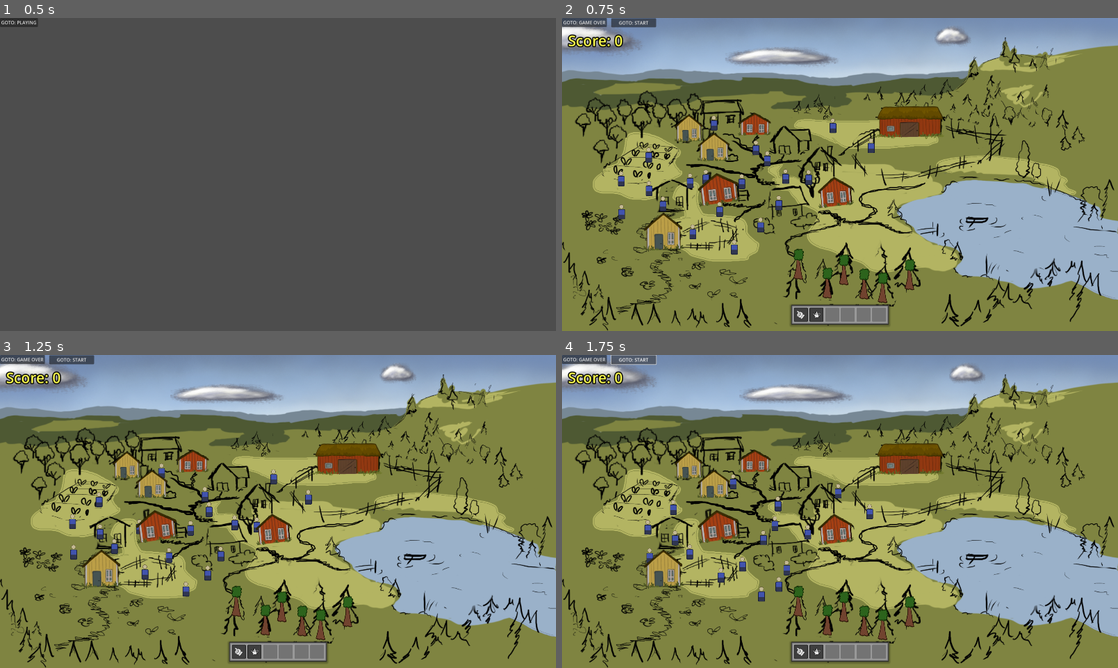
Above: before the commit, frames 1-4 (two rows, left to right).
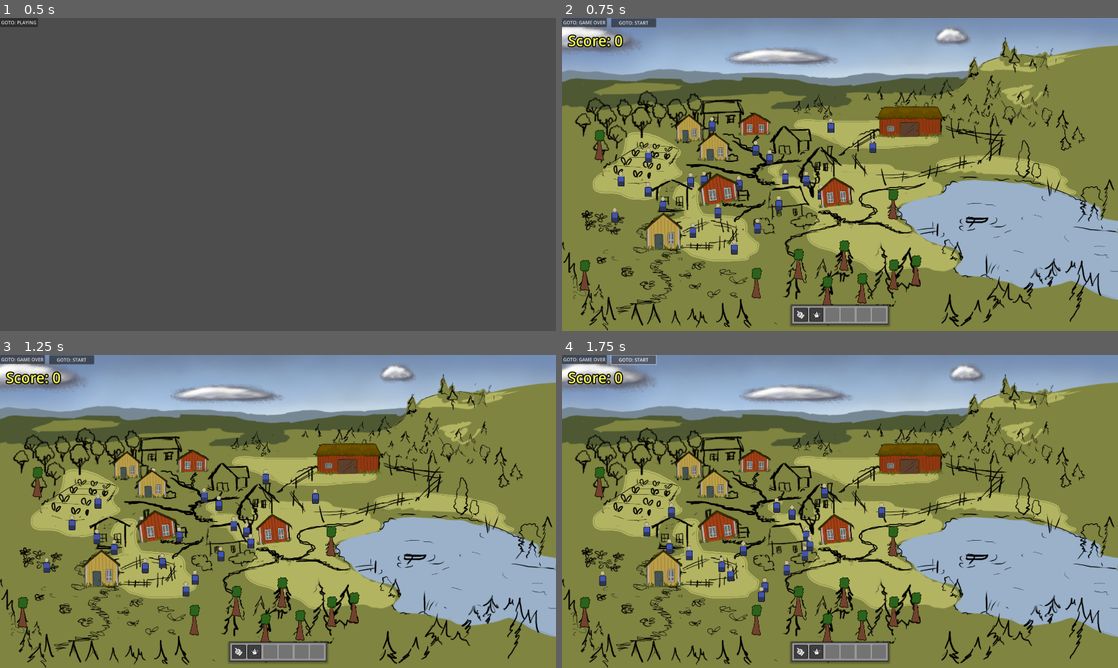
Above: after the commit, the same moments.

Repository: arget4me/cosyville
Game: Godot game, scene res://Scenes/main_scene.tscn
Same seed, same stepped clock (60 frames per second), same inputs: the game is played once before the commit and once after it.
Inputs:
- Up to frame 1 (0.5 s): no input
- Up to frame 2 (0.75 s): click "GOTO: PLAYING" at 0.5 s
- Up to frame 3 (1.25 s): no input
- Up to frame 4 (1.75 s): click "GOTO: START" at 1.25 s

Frame 1 is identical in both runs. In frame 2, 2.2% of the frame differs, in the area x 3-65%, y 31-92%; in frame 3, 2.7%; in frame 4, 2.7%, in the area x 3-65%, y 35-92%.

Commit message:
Add score for completed actions, scatter trees

Diff:
--- a/Scenes/World/Village.tscn
+++ b/Scenes/World/Village.tscn
@@ -1,7 +1,41 @@
-[gd_scene load_steps=2 format=3 uid="uid://ceul5mf4uny0d"]
+[gd_scene load_steps=3 format=3 uid="uid://h4cbmw25b7lk"]
 
 [ext_resource type="PackedScene" uid="uid://biwreh4pxnlfm" path="res://Scenes/cosy_village_clicking_example.tscn" id="1_nj506"]
+[ext_resource type="PackedScene" uid="uid://74idepem82pk" path="res://Scenes/Chaos/FireTree.tscn" id="2_6goce"]
 
 [node name="Village" type="Node2D"]
 
 [node name="CosyVillage" parent="." instance=ExtResource("1_nj506")]
+
+[node name="FireTree" parent="CosyVillage/YSORT" index="21"]
+position = Vector2(672, 962)
+
+[node name="FireTree2" parent="CosyVillage/YSORT" index="22"]
+position = Vector2(917, 991)
+
+[node name="FireTree3" parent="CosyVillage/YSORT" index="23"]
+position = Vector2(975, 867)
+
+[node name="FireTree4" parent="CosyVillage/YSORT" index="24"]
+position = Vector2(1037, 980)
+
+[node name="FireTree6" parent="CosyVillage/YSORT" index="26"]
+position = Vector2(1146, 933)
+
+[node name="FireTree7" parent="CosyVillage/YSORT" index="27" instance=ExtResource("2_6goce")]
+z_as_relative = false
+position = Vector2(1223, 919)
+
+[node name="FireTree8" parent="CosyVillage/YSORT" index="28" instance=ExtResource("2_6goce")]
+z_as_relative = false
+position = Vector2(1144, 690)
+
+[node name="FireTree9" parent="CosyVillage/YSORT" index="29" instance=ExtResource("2_6goce")]
+z_as_relative = false
+position = Vector2(130, 486)
+
+[node name="FireTree10" parent="CosyVillage/YSORT" index="30" instance=ExtResource("2_6goce")]
+z_as_relative = false
+position = Vector2(79, 935)
+
+[editable path="CosyVillage"]
--- a/Scripts/Singletons/goap_manager.gd
+++ b/Scripts/Singletons/goap_manager.gd
@@ -2,12 +2,17 @@
 
 var actions = {}
 var action_name_to_index = {}
+var action_name_to_score= {}
 
 func _ready() -> void:
 	actions["GO_TO_POS"] = goap_action.new(["at_pos"],[])
 	actions["DO_ACTION"] = goap_action.new(["do_action"],["at_pos"])
+
 	action_name_to_index["GO_TO_POS"] = 0
 	action_name_to_index["DO_ACTION"] = 1
+
+	action_name_to_score["GO_TO_POS"] = 3
+	action_name_to_score["DO_ACTION"] = 10
 
 func request_plan(goal, world_state: Array) -> Array:
 	#setup nodes for astar
--- a/Scripts/villager_brain.gd
+++ b/Scripts/villager_brain.gd
@@ -19,6 +19,8 @@
 		if(villager.is_on_dest):
 			exit = true
 
+	# add score for the action we completed
+	ClickingManager.add_score(GoapManager.action_name_to_score[curr_plan[0]])
 	curr_plan.remove_at(0)
 	is_doing_action = false
 
